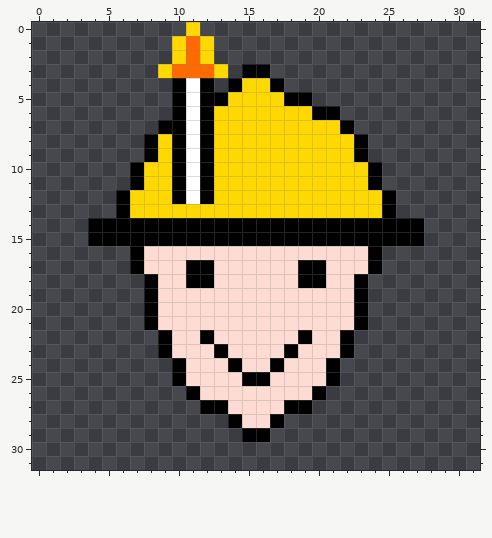
Two versions of one pixel-art sprite, images/miner.png. Above: the version before the commit.
The file is 32x32 pixels. Pixels under 10% opacity are left out. Colours within 5 levels of each other are drawn and written as one.
New version:
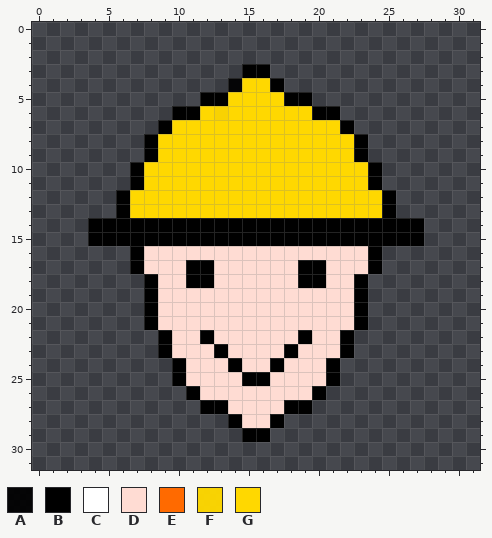
Palette (. is transparent): A #000000ec  B #000000  C #ffffff  D #ffdcd3  E #ff6a00  F #ffd800f6  G #ffd800
Edits made:
@@ x 7..16 @@
- 0 ....G.....
- 1 ...GEG....
- 2 ...GEG....
- 3 ..GEEEG.BB
- 4 ...BCB.BGG
- 5 ...BCBBGGG
- 6 ...BCBGGGG
- 7 ..BBCBGGGG
- 8 .BGBCBGGGG
- 9 .BGBCBGGGG
-10 BGGBCBGGGG
-11 BGGBCBGGGG
-12 GGGBCBGGGG
+ 0 ..........
+ 1 ..........
+ 2 ..........
+ 3 ........BB
+ 4 .......AGG
+ 5 .....BBGGG
+ 6 ...BBGFGGG
+ 7 ..BGGGGGGG
+ 8 .BGGGGGGGG
+ 9 .BGGGGGGGG
+10 BGGGGGGGGG
+11 BGGGGGGGGG
+12 GGGGGGGGGG
 13 GGGGGGGGGG
Changed places in both pictures, as pixel boxes (x1, y1, x2, y2):
changed: (158, 22, 242, 204)
